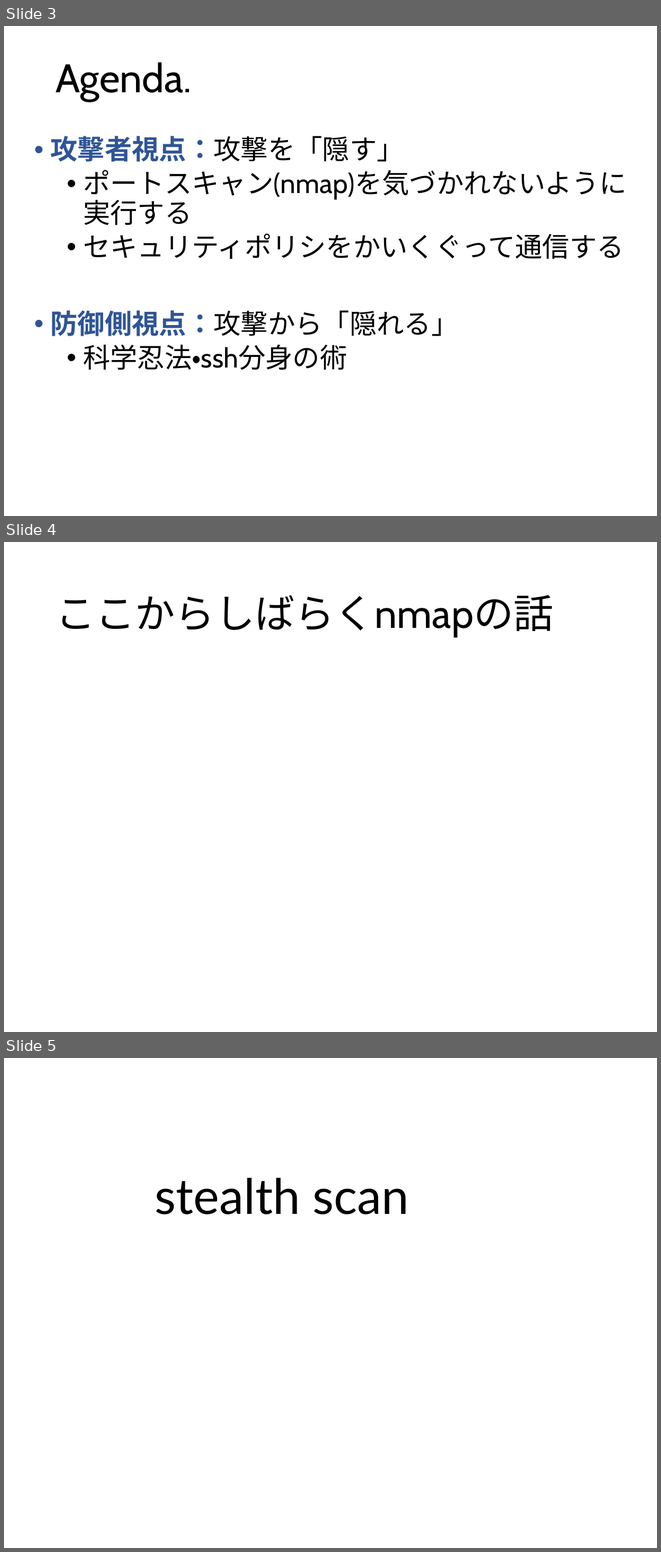
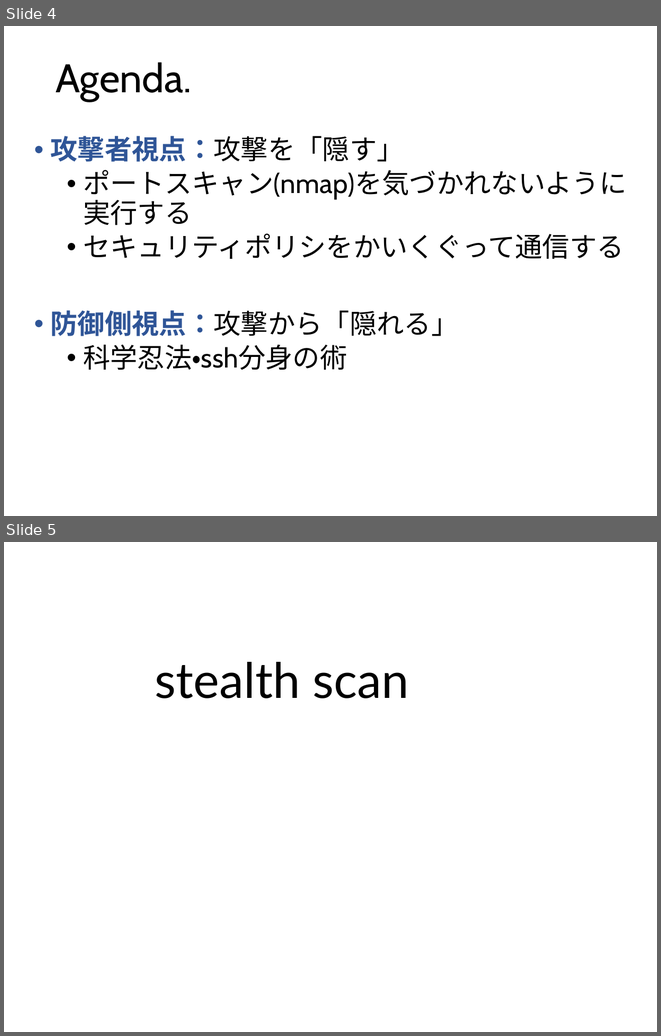
Before and after one commit to ozuma/sumida_sec, a slide deck: 2015-no.2/ppt/00_ozuma.pptx. Shown one above the other, each under a label of ours: slides 3, 4 and 5 before the commit, slides 4 and 5 after it. The pictures are 661x1552 and 661x1036 pixels, drawn with LibreOffice and Linux fonts; fonts in the diff are those of the drawing; background and template pictures are left out. Boxes give left, top, right and bottom in pixels: in the first picture for what was removed or moved away, otherwise in the second. Text is boxed around its words. In the diff, an @@ line names an element or a change of style, - is before the commit and + after.

```diff
--- a/2015-no.2/ppt/00_ozuma.pptx
+++ b/2015-no.2/ppt/00_ozuma.pptx
@@ slide 4 removed at [4,542,657,1032], background #FFFFFF @@
@@ title removed at [55,595,554,638] @@
-ここからしばらくnmapの話
@@ what was slide 3 is now slide 4 @@
```
Also in this commit, not shown: 7 slides changed, 8 slides added, 3 other slides removed, 1 other file.
